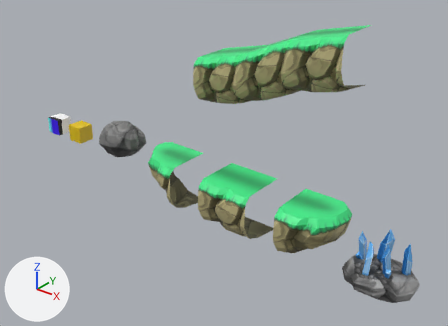
One commit to the glTF model models/platformer/platformer.gltf: the scene before it, then after it.
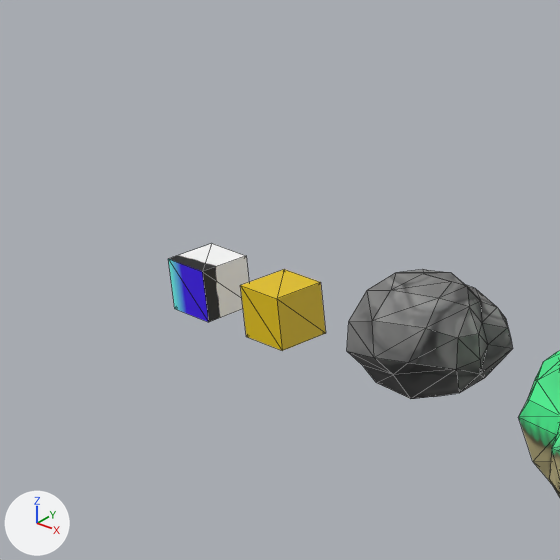
Old and new are each drawn from a 50 mm lens placed at (-99.7, -149.3, 106.0), pointed at (-248.7, 36.9, -9.4) and again close up on the part from 0% to 36% of the width and 13% to 62% of the height. The lights are fixed; the arrows at lower left show +X, +Y and +Z. The close-ups show mesh edges as thin lines. Where no turn or scale is listed for an object, it has been applied to the vertices.

The older version as bpy lines, for what is in view:
```python
me_background = bpy.data.meshes.new('Background')
me_background.from_pydata(...)  # a box spanning x -3.3..3.3, y -3.3..3.3, z -3.3..3.3
me_background.materials.append(mat_background)  # picture img_background
me_ground_left_cap = bpy.data.meshes.new('Ground Left Cap')
me_ground_left_cap.from_pydata(...)  # 52 vertices, 85 faces; spans x -9.5..9.9, y -9.4..9.9, z -20.0..0.0
me_ground_left_cap.materials.append(mat_mat_001)  # picture img_ground_left_cap
me_mapdef = bpy.data.meshes.new('MapDef')
me_mapdef.from_pydata(...)  # a box spanning x -3.3..3.3, y -3.3..3.3, z -3.3..3.3
me_mapdef.materials.append(mat_cube_material)  # yellow #e7c500
ob_background = bpy.data.objects.new('Background', me_background)
ob_background.location = (-309.3, 0.1, 4.6)
ob_ground_left_cap = bpy.data.objects.new('Ground Left Cap', me_ground_left_cap)
ob_ground_left_cap.location = (-246.8, 0.0, 8.4)
ob_mapdef = bpy.data.objects.new('MapDef', me_mapdef)
ob_mapdef.location = (-295.4, 0.0, 4.8)
# also in view: 'rock' at (-268.4, 0.9, 8.0)
```
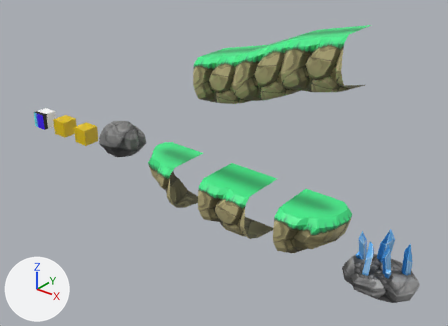
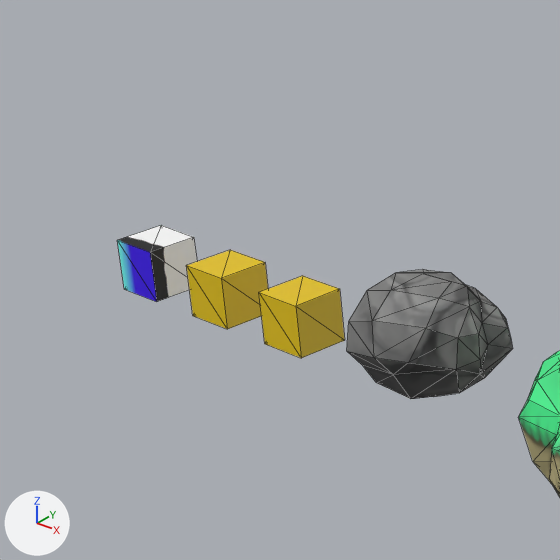
Changed parts and their boxes [x1, y1, x2, y2] in the close-ups (560 x 560 px):
'MapDef', moved: before [240, 269, 326, 351]; after [186, 250, 268, 329]
'Background', moved: before [168, 244, 249, 322]; after [117, 225, 197, 302]
'MusicDef', added (yellow): after [259, 276, 345, 358]

Edits to the bpy script that builds the scene:
```text
Add me_musicdef:
    me_musicdef.from_pydata(...)  # a box spanning x -3.3..3.3, y -3.3..3.3, z -3.3..3.3
    me_musicdef.materials.append(mat_cube_material)  # yellow #e7c500
Change ob_mapdef:
    ob_mapdef.location: (-295.4, 0.0, 4.8) -> (-305.5, 0.0, 4.8)
Change ob_background:
    ob_background.location: (-309.3, 0.1, 4.6) -> (-319.5, 0.1, 4.6)
Add ob_musicdef:
    ob_musicdef = bpy.data.objects.new('MusicDef', me_musicdef)
    ob_musicdef.location = (-292.0, 0.0, 4.8)
```
